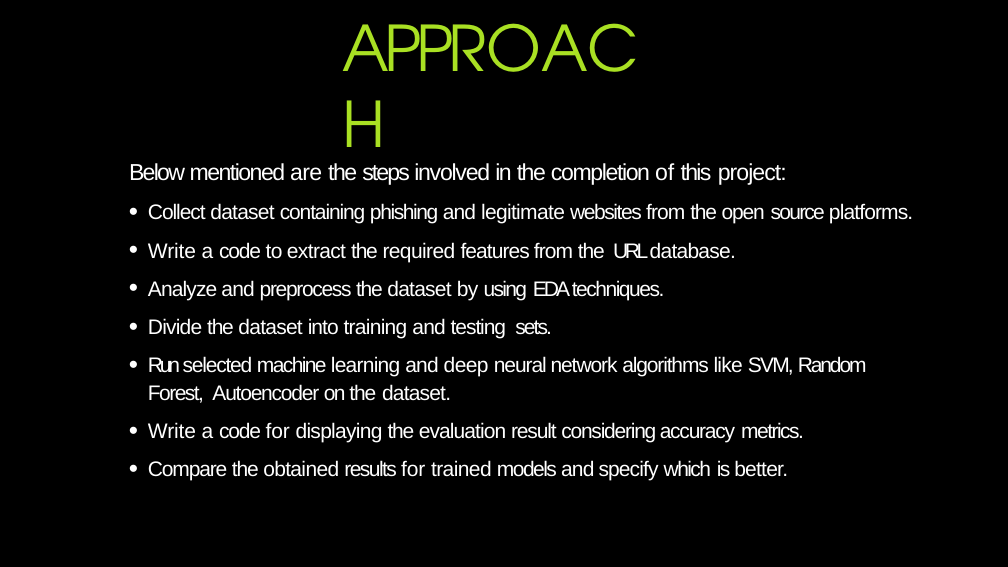
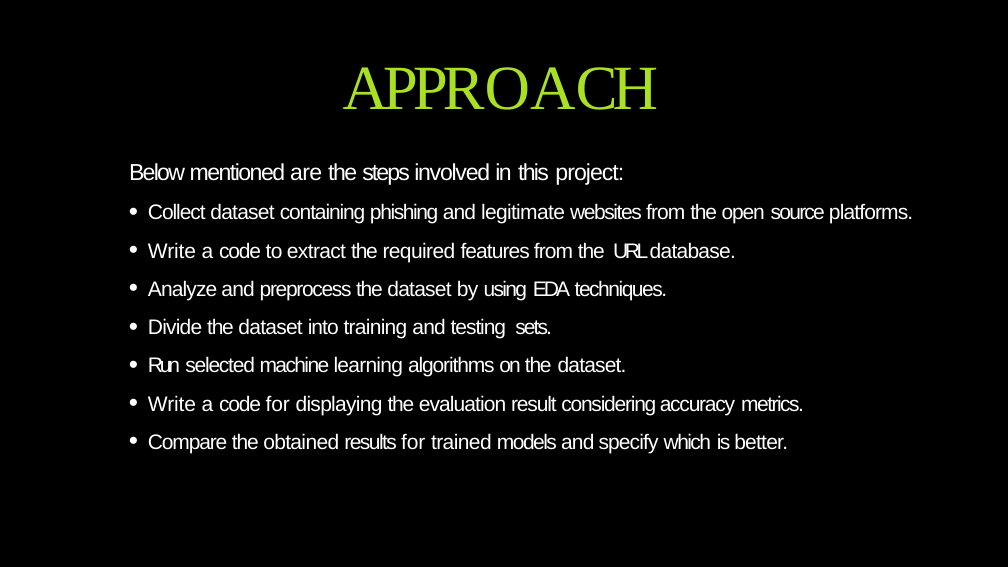
Before and after one commit to OvaizAli/Phishing-Website-Detection-by-Machine-Learning-Techniques, a slide deck: slide 4 of Phishing Website Detection by Machine Learning Techniques.pptx. Drawn at 1008x567 pixels with LibreOffice and Linux fonts; fonts in the diff are those of the drawing; background and template pictures are left out. Boxes give left, top, right and bottom in pixels: in the first picture for what was removed or moved away, otherwise in the second. Text is boxed around its words. In the diff, an @@ line names an element or a change of style, - is before the commit and + after.

```diff
--- a/Phishing Website Detection by Machine Learning Techniques.pptx
+++ b/Phishing Website Detection by Machine Learning Techniques.pptx
@@ title "APPROACH" at box(343, 67, 659, 110): font TeX Gyre Adventor to Times New Roman @@
@@ text at box(129, 163, 624, 185): text changed @@
-Below mentioned are the steps involved in the completion of this project:
+Below mentioned are the steps involved in this project:
@@ text at box(148, 356, 627, 377): text changed @@
-• Run selected machine learning and deep neural network algorithms like SVM, Random Forest, Autoencoder on the dataset.
+• Run selected machine learning algorithms on the dataset.
```
Also in this commit, not shown: 9 other slides changed.
